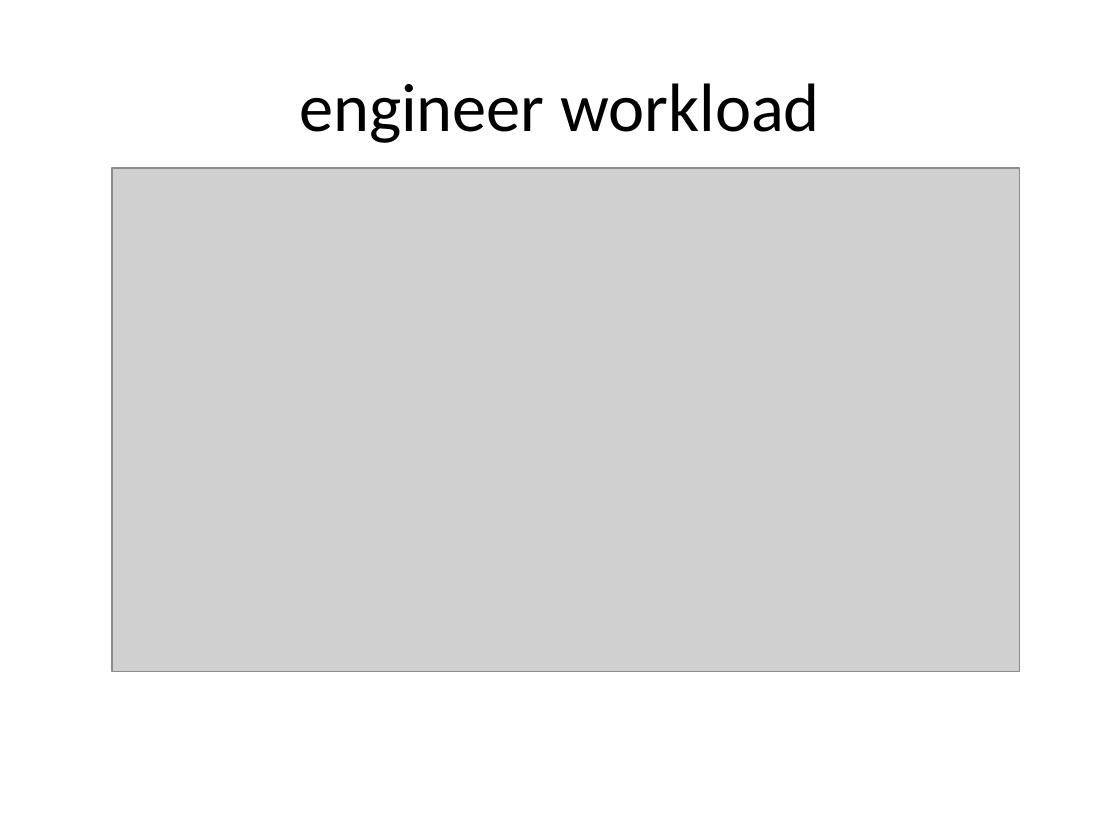
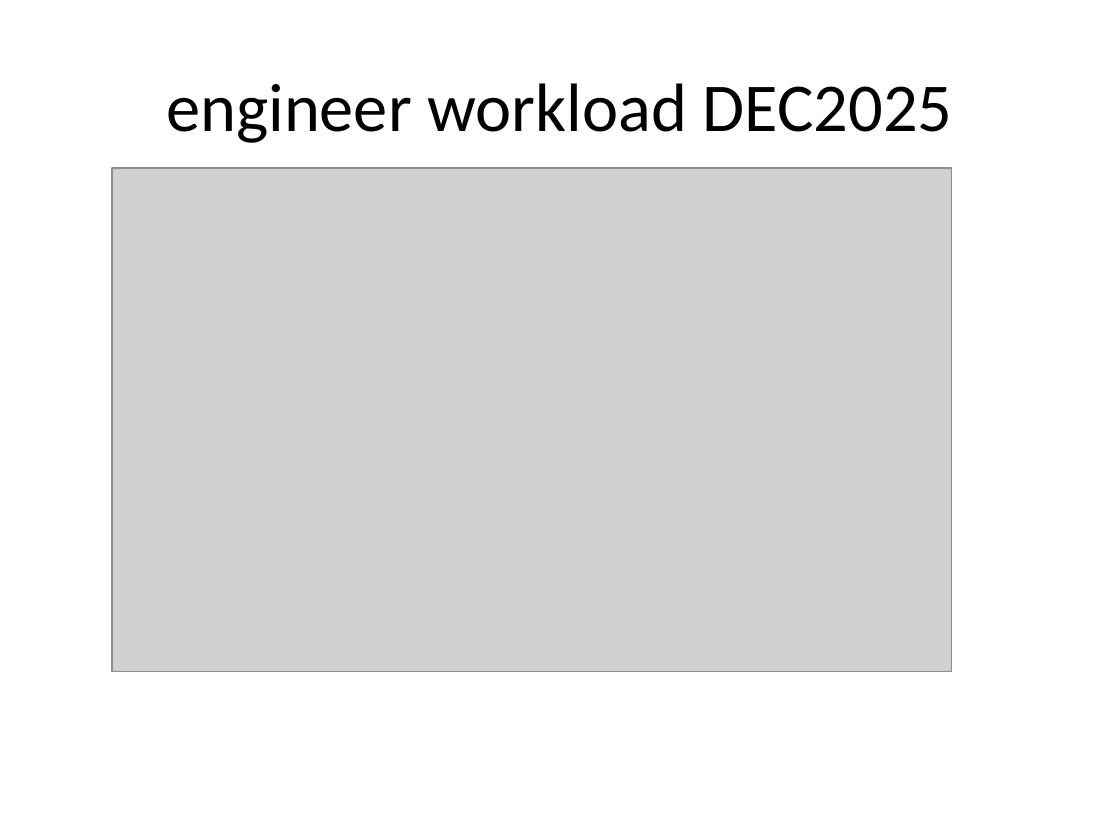
Before and after one commit to sanjaykoul/GenSight-Issue-Insight-Automator, a slide deck: slide 4 of reports/DEC2025/Monthly_Issue_Insights_DEC2025.pptx. Drawn at 1120x840 pixels with LibreOffice and Linux fonts; fonts in the diff are those of the drawing; grey boxes stand for pictures. Boxes give left, top, right and bottom in pixels: in the first picture for what was removed or moved away, otherwise in the second. Text is boxed around its words. In the diff, an @@ line names an element or a change of style, - is before the commit and + after.

```diff
--- a/reports/DEC2025/Monthly_Issue_Insights_DEC2025.pptx
+++ b/reports/DEC2025/Monthly_Issue_Insights_DEC2025.pptx
@@ title at bbox=[166, 83, 952, 143]: text changed @@
-engineer workload
+engineer workload DEC2025
@@ picture: place and size @@
-picture at bbox=[112, 168, 1019, 672]
+picture at bbox=[112, 168, 952, 672]
```
Also in this commit, not shown: 2 other slides changed, 10 other files.
